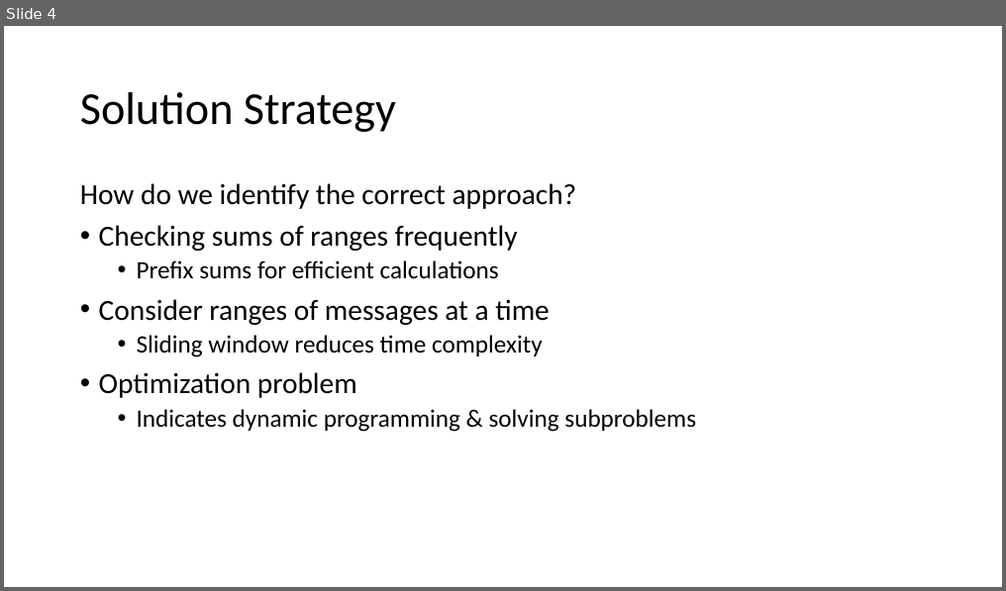
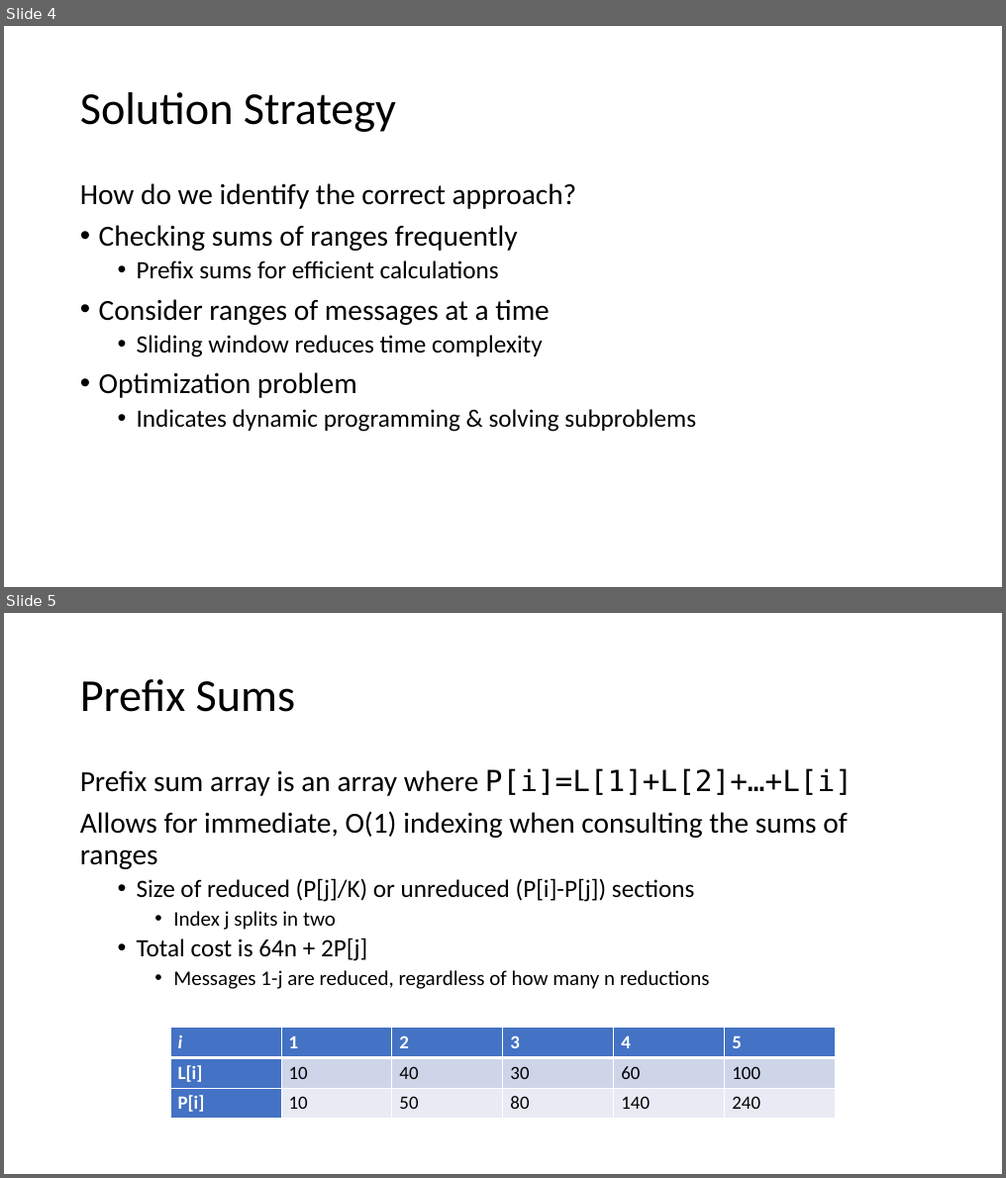
Before and after one commit to HilbertCurve/cs395-final-project, a slide deck: presentation.pptx. Shown one above the other, each under a label of ours: slide 4 before the commit, slides 4 and 5 after it. The pictures are 1006x591 and 1006x1178 pixels, drawn with LibreOffice and Linux fonts; fonts in the diff are those of the drawing. Boxes give left, top, right and bottom in pixels: in the first picture for what was removed or moved away, otherwise in the second. Text is boxed around its words. In the diff, an @@ line names an element or a change of style, - is before the commit and + after.

```diff
--- a/presentation.pptx
+++ b/presentation.pptx
@@ slide 5 added at bbox=[4, 613, 1002, 1174], background #FFFFFF @@
@@ title added at bbox=[80, 679, 295, 712], 44 pt, text #000000 @@
+Prefix Sums
@@ text added at bbox=[80, 768, 852, 989], 28 pt, text #000000 @@
+Prefix sum array is an array where P[i]=L[1]+L[2]+…+L[i]
+Allows for immediate, O(1) indexing when consulting the sums of ranges
+  • Size of reduced (P[j]/K) or unreduced (P[i]-P[j]) sections
+    • Index j splits in two
+  • Total cost is 64n + 2P[j]
+    • Messages 1-j are reduced, regardless of how many n reductions
@@ table added at bbox=[170, 1028, 835, 1119], 3 rows, 6 columns @@
+i | 1 | 2 | 3 | 4 | 5
+L[i] | 10 | 40 | 30 | 60 | 100
+P[i] | 10 | 50 | 80 | 140 | 240
```
Also in this commit, not shown: 1 slide changed, 4 other slides added, 4 slides removed, 1 other file.
